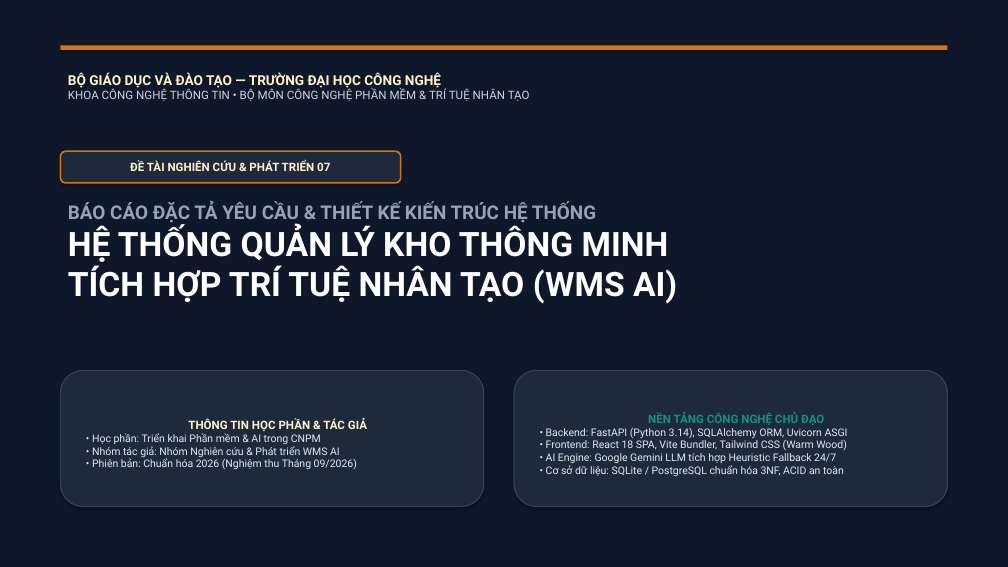
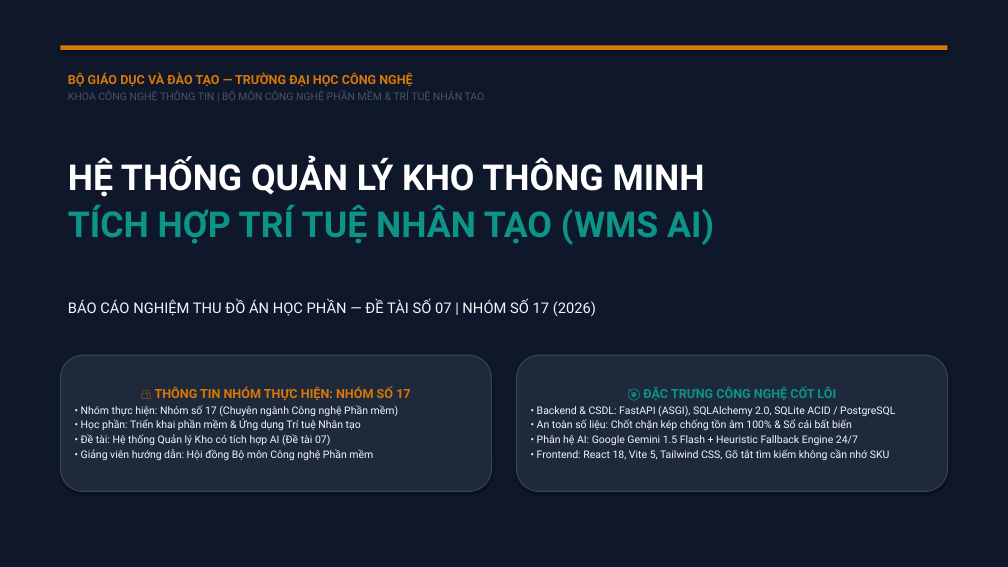
Before and after one commit to dtc245090028-ui/gemini, a slide deck: slide 1 of hệ thống quản lý kho/docs/SDLC/final/Thuyet_Trinh_Kien_Truc_He_Thong_Quan_Ly_Kho.pptx. Drawn at 1008x567 pixels with LibreOffice and Linux fonts; fonts in the diff are those of the drawing. Boxes give left, top, right and bottom in pixels: in the first picture for what was removed or moved away, otherwise in the second. Text is boxed around its words. In the diff, an @@ line names an element or a change of style, - is before the commit and + after.

Commit message:
chore(docs): dọn dẹp tệp sinh tạm thời và chuẩn hóa tài liệu nộp final

```diff
--- a/hệ thống quản lý kho/docs/SDLC/final/Thuyet_Trinh_Kien_Truc_He_Thong_Quan_Ly_Kho.pptx
+++ b/hệ thống quản lý kho/docs/SDLC/final/Thuyet_Trinh_Kien_Truc_He_Thong_Quan_Ly_Kho.pptx
@@ text at (68,72,412,87): size 13 to 12 pt, text colour #FEF3C7 to #D97706 in "BỘ GIÁO DỤC VÀ ĐÀO TẠO — ..." @@
@@ text at (68,91,485,100): text changed; size 11 to 10 pt; text colour #CBD5E1 to #475569 @@
-KHOA CÔNG NGHỆ THÔNG TIN • BỘ MÔN CÔNG NGHỆ PHẦN MỀM & TRÍ TUỆ NHÂN TẠO
+KHOA CÔNG NGHỆ THÔNG TIN | BỘ MÔN CÔNG NGHỆ PHẦN MỀM & TRÍ TUỆ NHÂN TẠO
@@ rounded rectangle removed at (60,151,401,183) @@
-ĐỀ TÀI NGHIÊN CỨU & PHÁT TRIỂN 07
@@ text at (68,157,714,245): text changed; size 32 to 34 pt; text colour #FFFFFF to #0D9488 @@
-BÁO CÁO ĐẶC TẢ YÊU CẦU & THIẾT KẾ KIẾN TRÚC HỆ THỐNG
-HỆ THỐNG QUẢN LÝ KHO THÔNG MINH
-TÍCH HỢP TRÍ TUỆ NHÂN TẠO (WMS AI)
+HỆ THỐNG QUẢN LÝ KHO THÔNG MINH
+TÍCH HỢP TRÍ TUỆ NHÂN TẠO (WMS AI)
@@ text added at (68,299,596,316), 14 pt, text #F1F5F9 @@
+BÁO CÁO NGHIỆM THU ĐỒ ÁN HỌC PHẦN — ĐỀ TÀI SỐ 07 | NHÓM SỐ 17 (2026)
@@ rounded rectangle "👥 THÔNG TIN NHÓM THỰC ...": place and size @@
-rounded rectangle "👥 THÔNG TIN NHÓM THỰC ..." at (60,371,484,507)
+rounded rectangle "👥 THÔNG TIN NHÓM THỰC ..." at (60,355,492,492)
@@ rounded rectangle "🎯 ĐẶC TRƯNG CÔNG NGHỆ ...": place and size @@
-rounded rectangle "🎯 ĐẶC TRƯNG CÔNG NGHỆ ..." at (514,371,948,507)
+rounded rectangle "🎯 ĐẶC TRƯNG CÔNG NGHỆ ..." at (516,355,948,492)
@@ text in rounded rectangle at (81,387,410,460): text changed; text colour #E2E8F0 to #F1F5F9 @@
-THÔNG TIN HỌC PHẦN & TÁC GIẢ
-• Học phần: Triển khai Phần mềm & AI trong CNPM
-• Nhóm tác giả: Nhóm Nghiên cứu & Phát triển WMS AI
-• Phiên bản: Chuẩn hóa 2026 (Nghiệm thu Tháng 09/2026)
+👥 THÔNG TIN NHÓM THỰC HIỆN: NHÓM SỐ 17
+• Nhóm thực hiện: Nhóm số 17 (Chuyên ngành Công nghệ Phần mềm)
+• Học phần: Triển khai phần mềm & Ứng dụng Trí tuệ Nhân tạo
+• Đề tài: Hệ thống Quản lý Kho có tích hợp AI (Đề tài 07)
+• Giảng viên hướng dẫn: Hội đồng Bộ môn Công nghệ Phần mềm
@@ text in rounded rectangle at (537,387,895,460): text changed; text colour #E2E8F0 to #F1F5F9 @@
-NỀN TẢNG CÔNG NGHỆ CHỦ ĐẠO
-• Backend: FastAPI (Python 3.14), SQLAlchemy ORM, Uvicorn ASGI
-• Frontend: React 18 SPA, Vite Bundler, Tailwind CSS (Warm Wood)
-• AI Engine: Google Gemini LLM tích hợp Heuristic Fallback 24/7
-• Cơ sở dữ liệu: SQLite / PostgreSQL chuẩn hóa 3NF, ACID an toàn
+🎯 ĐẶC TRƯNG CÔNG NGHỆ CỐT LÕI
+• Backend & CSDL: FastAPI (ASGI), SQLAlchemy 2.0, SQLite ACID / PostgreSQL
+• An toàn số liệu: Chốt chặn kép chống tồn âm 100% & Sổ cái bất biến
+• Phân hệ AI: Google Gemini 1.5 Flash + Heuristic Fallback Engine 24/7
+• Frontend: React 18, Vite 5, Tailwind CSS, Gõ tắt tìm kiếm không cần nhớ SKU
```
Also in this commit, not shown: 6 other slides changed, 7 slides added, 9 slides removed, 14 other files.
